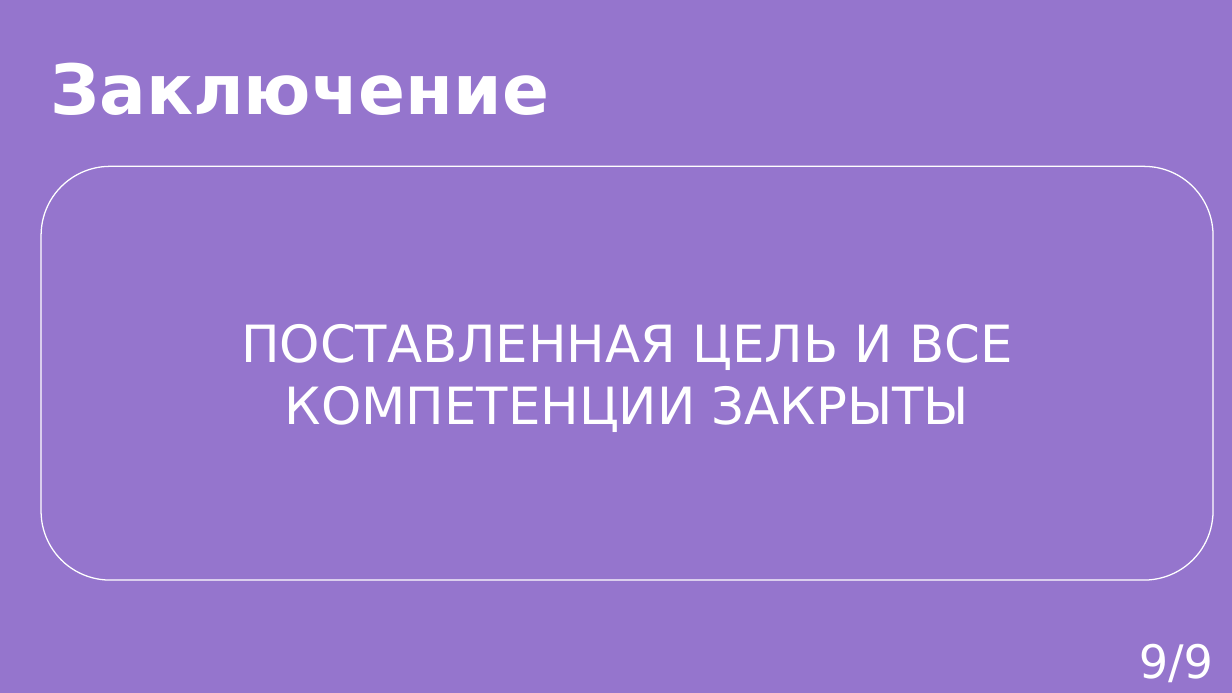
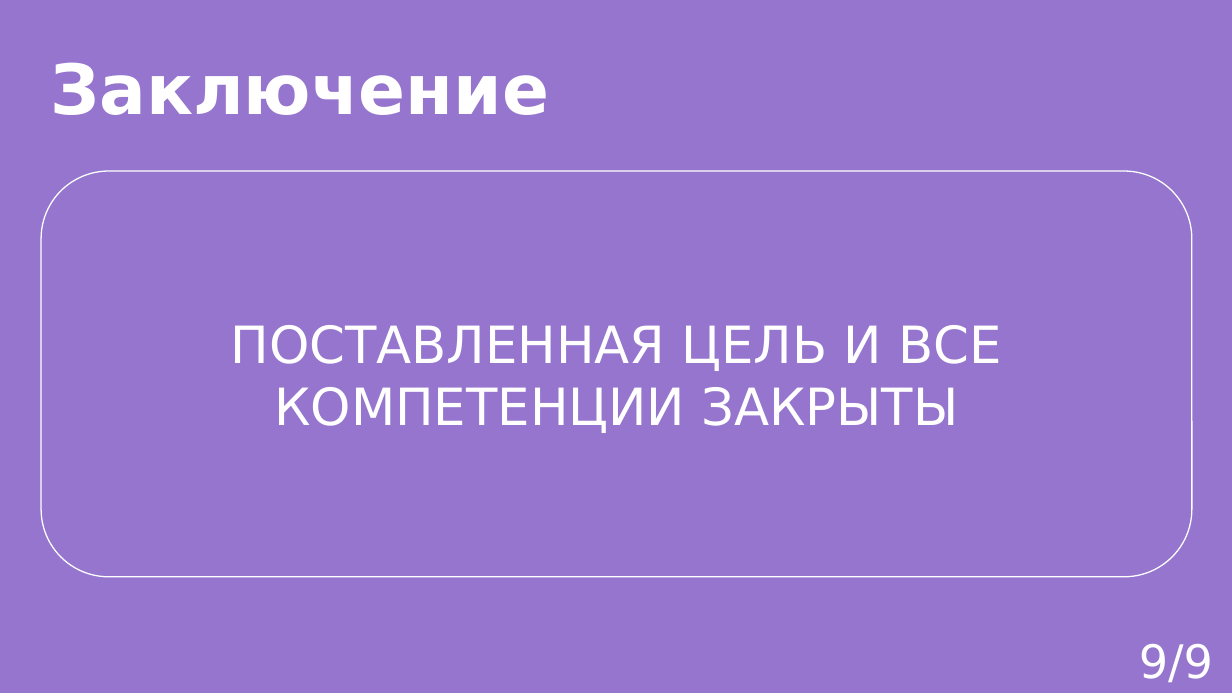
Before and after one commit to AngelGrinota/CourseProject, a slide deck: slide 10 of Edu_presentation.pptx (slide 9 before the commit). Drawn at 1232x693 pixels with LibreOffice and Linux fonts; fonts in the diff are those of the drawing. Boxes give left, top, right and bottom in pixels: in the first picture for what was removed or moved away, otherwise in the second. Text is boxed around its words. In the diff, an @@ line names an element or a change of style, - is before the commit and + after.

```diff
--- a/Edu_presentation.pptx
+++ b/Edu_presentation.pptx
@@ rounded rectangle "ПОСТАВЛЕННАЯ ЦЕЛЬ И ВСЕ КОМПЕТЕНЦИИ ...": place and size @@
-rounded rectangle "ПОСТАВЛЕННАЯ ЦЕЛЬ И ВСЕ КОМПЕТЕНЦИИ ..." at box(41, 166, 1213, 580)
+rounded rectangle "ПОСТАВЛЕННАЯ ЦЕЛЬ И ВСЕ КОМПЕТЕНЦИИ ..." at box(41, 171, 1191, 577)
```
Also in this commit, not shown: 3 other slides changed, 1 slide added.
